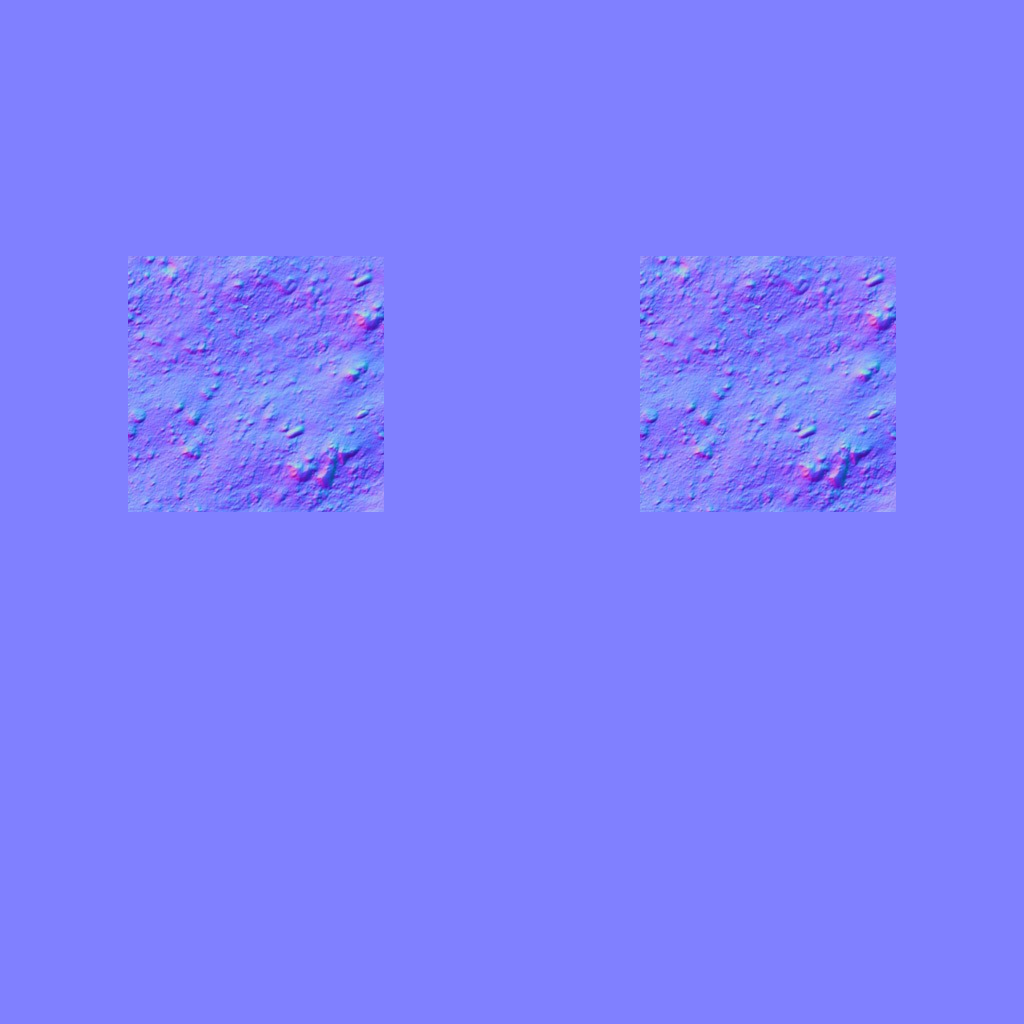
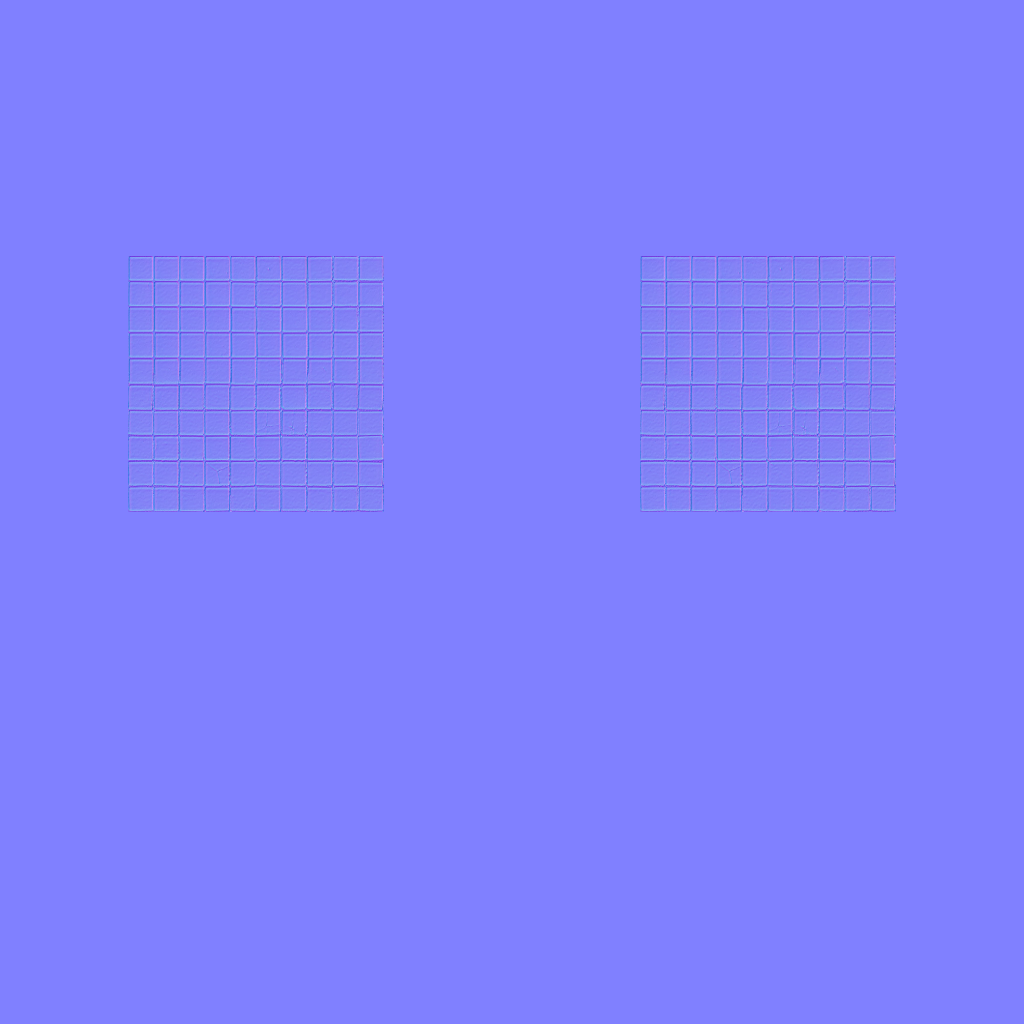
Layers edited between the first and the second 1024 × 1024 image:
painted on "cube_test_normal.png" over [128, 256, 896, 512]
